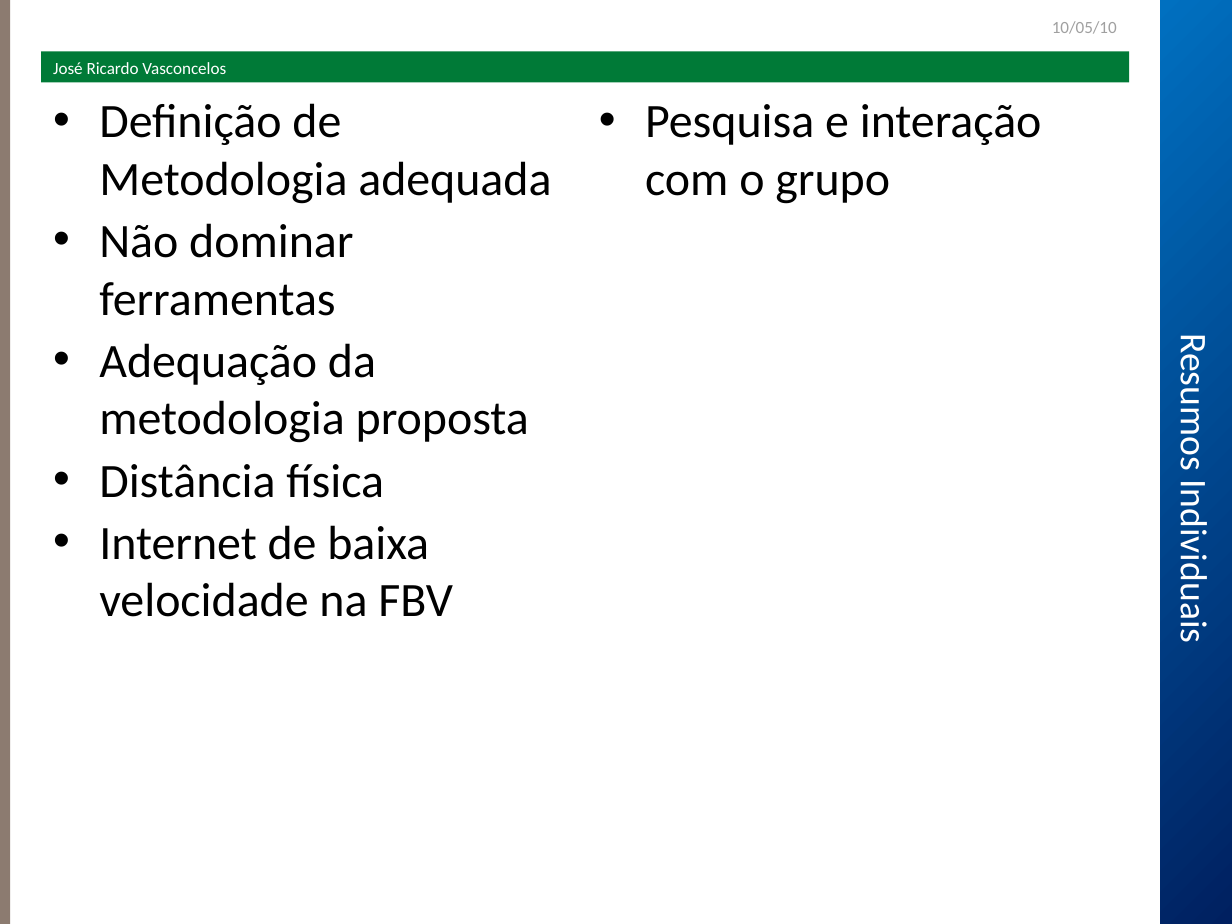
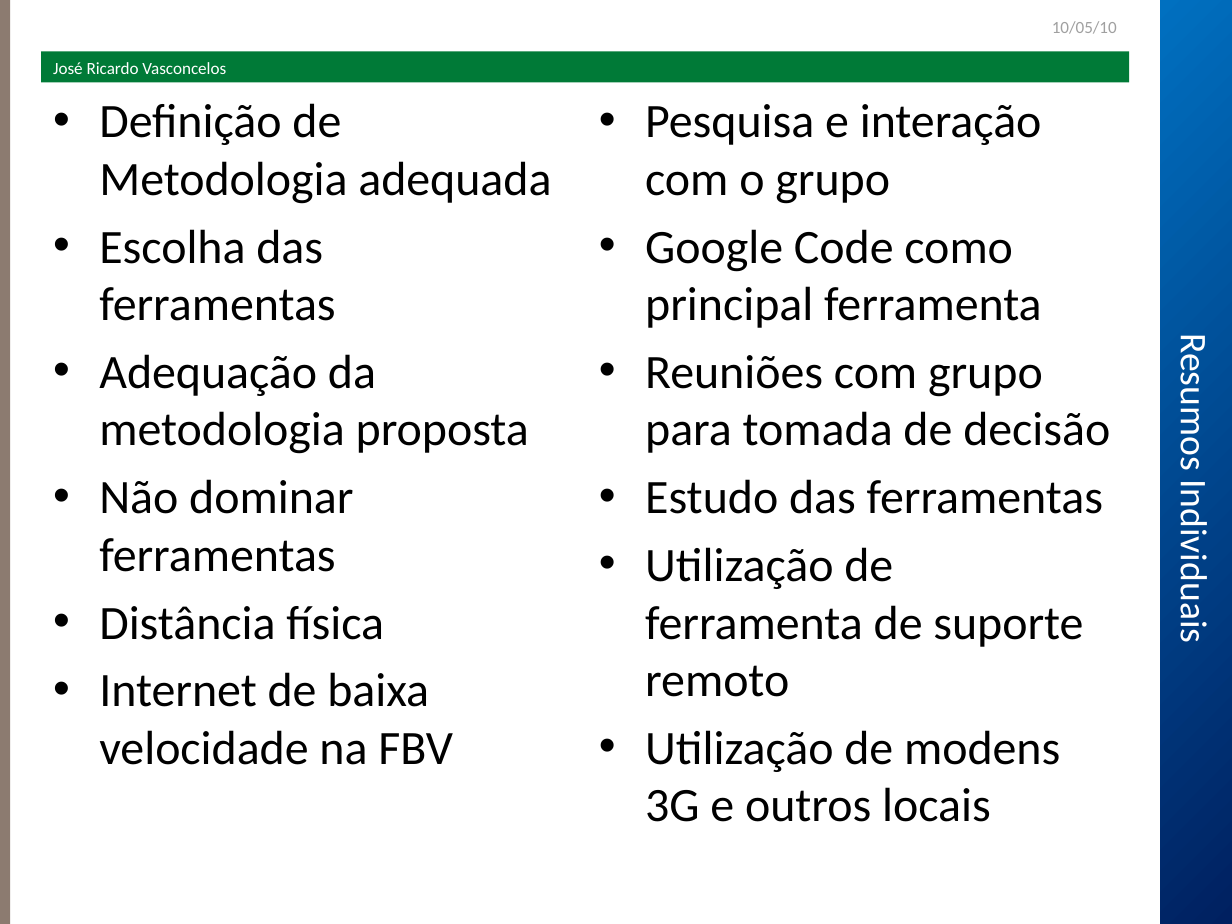
Before and after one commit to robsonmrsp/tcc-fbv-poscomp5-fabrica2, a slide deck: slide 7 of Apresentação.ppt. Drawn at 1232x924 pixels with LibreOffice and Linux fonts; fonts in the diff are those of the drawing; background and template pictures are left out. Boxes give left, top, right and bottom in pixels: in the first picture for what was removed or moved away, otherwise in the second. Text is boxed around its words. In the diff, an @@ line names an element or a change of style, - is before the commit and + after.

Commit message:
Atualização da apresentação.

```diff
--- a/Apresentação.ppt
+++ b/Apresentação.ppt
@@ text at [99,103,551,765]: more space between paragraphs @@
@@ text at [99,229,529,454]: paragraphs added @@
+• Escolha das ferramentas
+• Adequação da metodologia proposta
@@ text at [645,229,1110,822]: paragraphs added @@
+• Google Code como principal ferramenta
+• Reuniões com grupo para tomada de decisão
+• Estudo das ferramentas
+• Utilização de ferramenta de suporte remoto
+• Utilização de modens 3G e outros locais
@@ text at [99,343,529,443]: paragraph removed @@
-• Adequação da metodologia proposta
```
